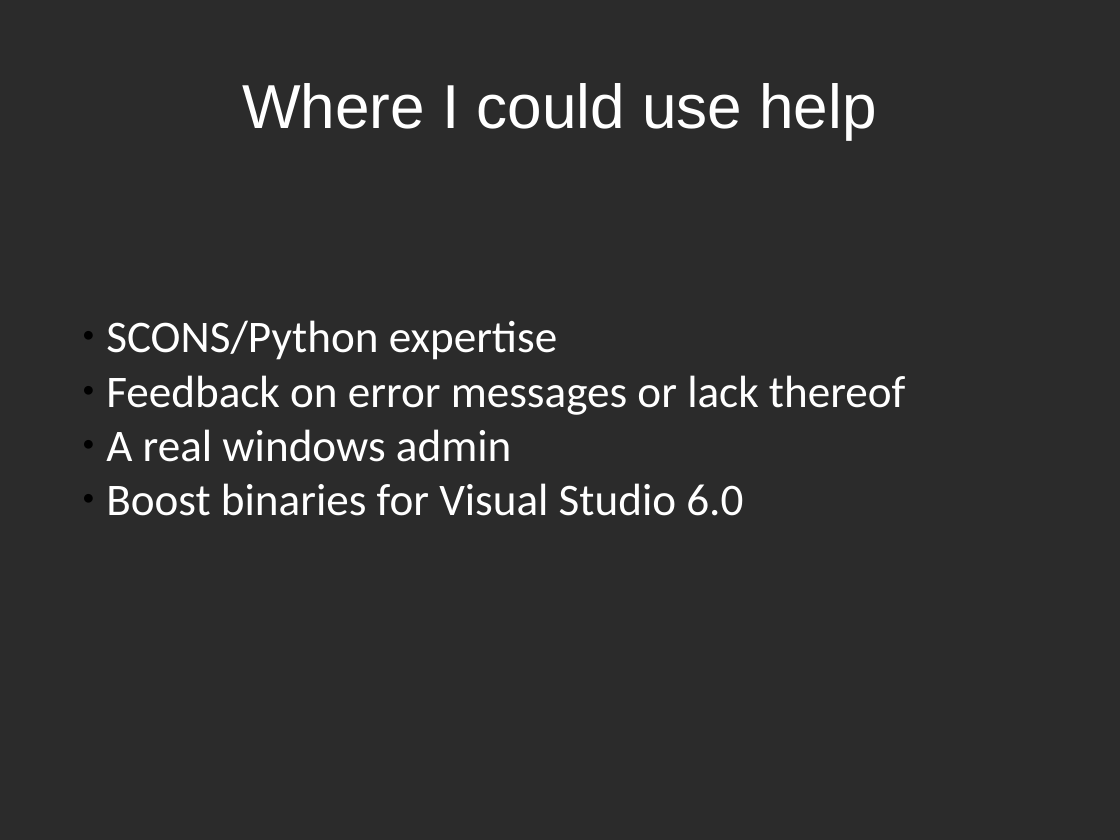
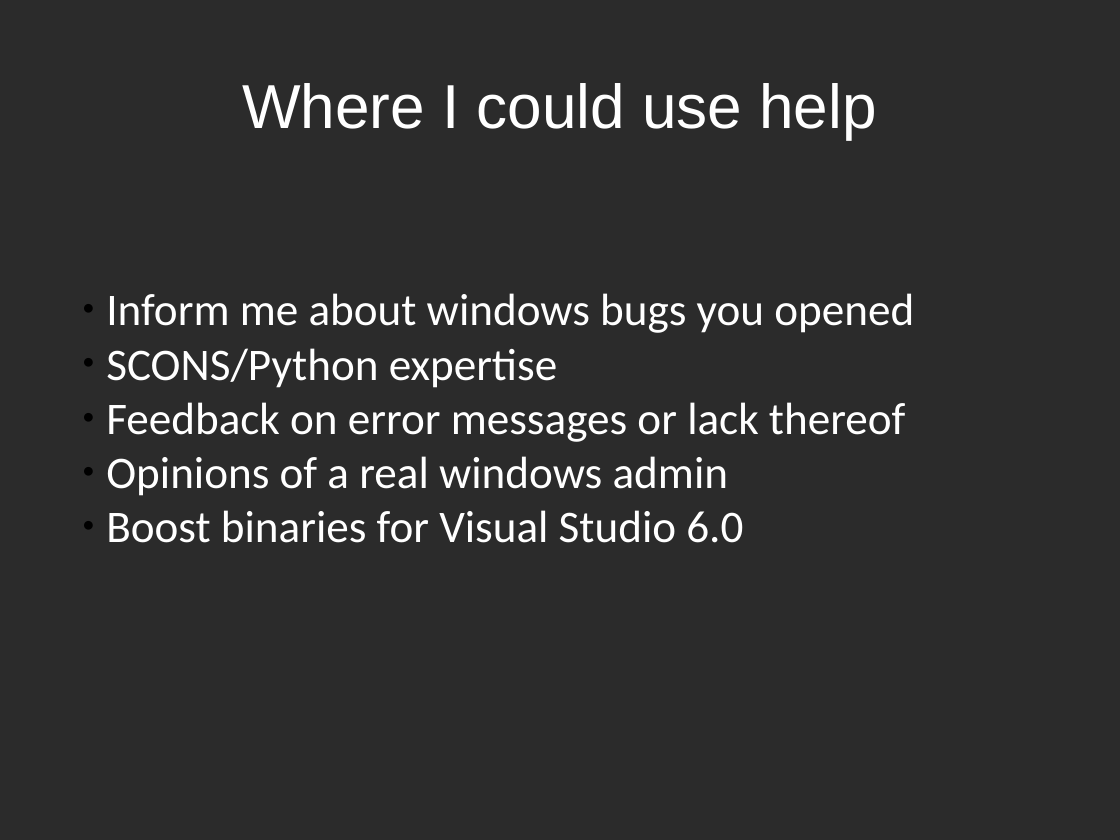
Before and after one commit to zippy1981/TalkMaterials, a slide deck: slide 29 of MongoMeetup/2010-July/Mongo Windows Administration for the Unix Programmer.odp (slide 26 before the commit). Drawn at 1120x840 pixels with LibreOffice and Linux fonts; fonts in the diff are those of the drawing; background and template pictures are left out; a plain dark background stands for a picture behind light text. Boxes give left, top, right and bottom in pixels: in the first picture for what was removed or moved away, otherwise in the second. Text is boxed around its words. In the diff, an @@ line names an element or a change of style, - is before the commit and + after.

```diff
--- a/MongoMeetup/2010-July/Mongo Windows Administration for the Unix Programmer.odp
+++ b/MongoMeetup/2010-July/Mongo Windows Administration for the Unix Programmer.odp
@@ subtitle at <box>106,293,914,333</box>: paragraph added @@
+● Inform me about windows bugs you opened
@@ subtitle at <box>106,456,728,496</box>: text changed @@
-● A real windows admin
+● Opinions of a real windows admin
```
Also in this commit, not shown: 7 other slides changed, 3 slides added.
